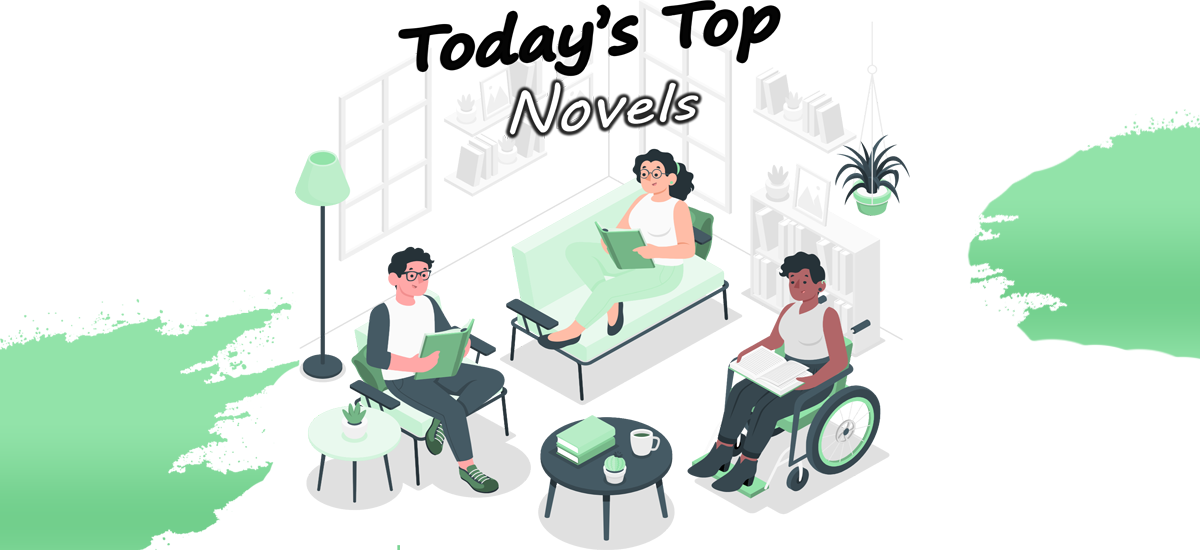
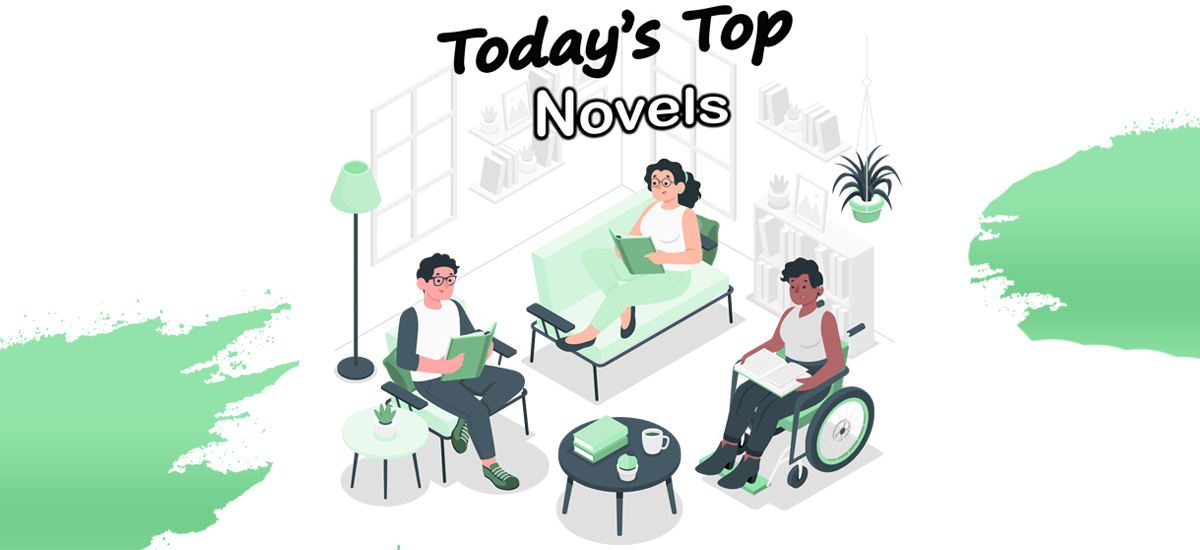
Layers edited between the first and the second w=1200, h=550 image:
added layer "Layer 4" above "Layer 2" over <box>330,5,902,545</box>
hid "Layer 2" over <box>295,0,910,550</box>
